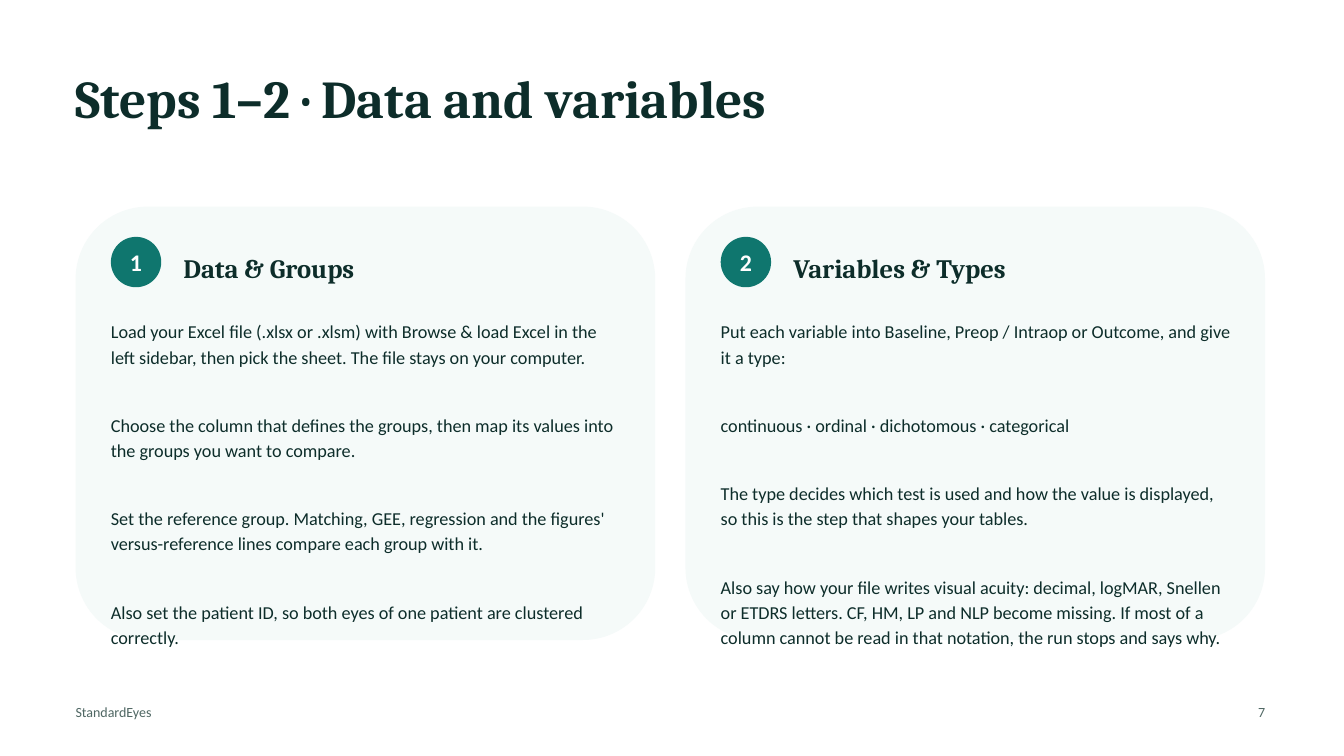
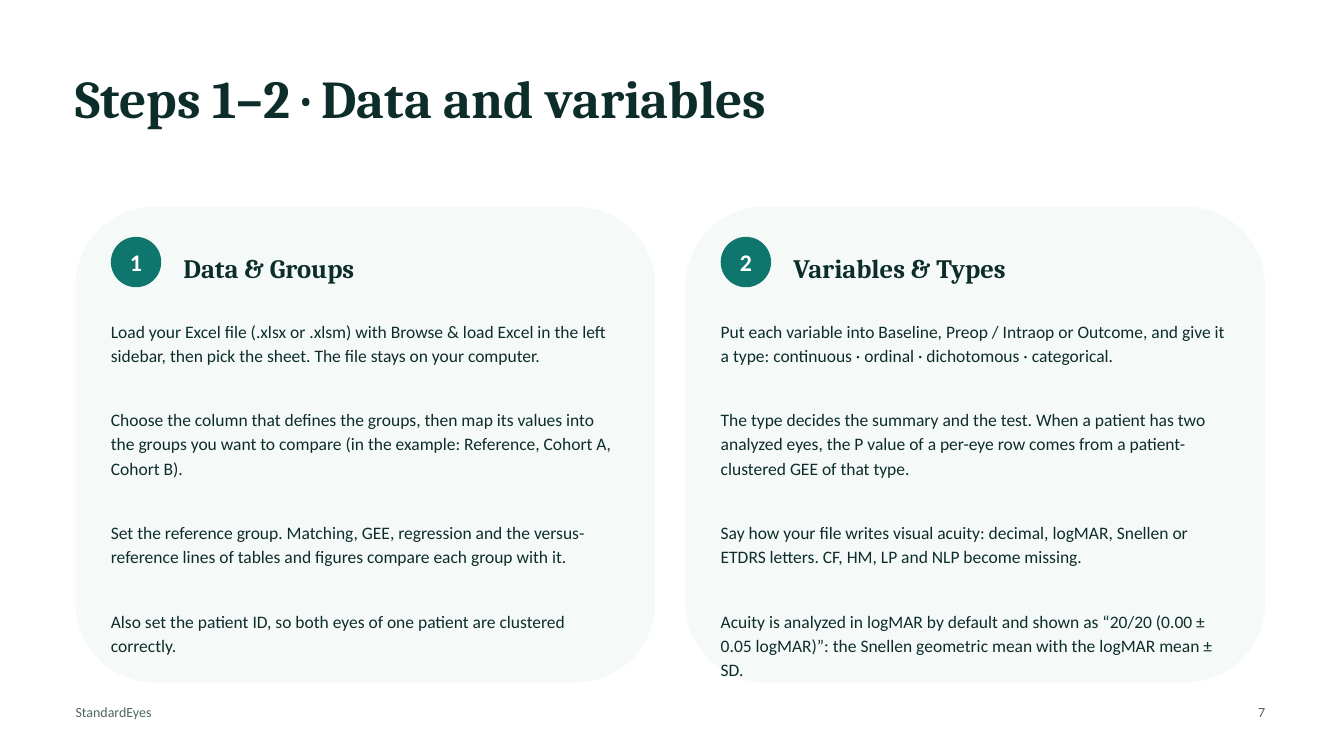
Before and after one commit to StandardEyes/standardeyes.github.io, a slide deck: slide 7 of User Manual - StandardEyes.pptx. Drawn at 1344x756 pixels with LibreOffice and Linux fonts; fonts in the diff are those of the drawing. Boxes give left, top, right and bottom in pixels: in the first picture for what was removed or moved away, otherwise in the second. Text is boxed around its words. In the diff, an @@ line names an element or a change of style, - is before the commit and + after.

```diff
--- a/User Manual - StandardEyes.pptx
+++ b/User Manual - StandardEyes.pptx
@@ rounded rectangle: place and size @@
-rounded rectangle at bbox=[76, 207, 655, 640]
+rounded rectangle at bbox=[76, 207, 655, 683]
@@ rounded rectangle: place and size @@
-rounded rectangle at bbox=[686, 207, 1265, 640]
+rounded rectangle at bbox=[686, 207, 1265, 683]
@@ text at bbox=[111, 325, 605, 631]: size 13 to 12.5 pt in "Load your Excel file (.xlsx or .xlsm) ...", "Also set the patient ID, so both ..."; less space between paragraphs @@
@@ text at bbox=[721, 326, 1225, 676]: text changed; size 13 to 12.5 pt @@
-Put each variable into Baseline, Preop / Intraop or Outcome, and give it a type:
-continuous · ordinal · dichotomous · categorical
-The type decides which test is used and how the value is displayed, so this is the step that shapes your tables.
-Also say how your file writes visual acuity: decimal, logMAR, Snellen or ETDRS letters. CF, HM, LP and NLP become missing. If most of a column cannot be read in that notation, the run stops and says why.
+Put each variable into Baseline, Preop / Intraop or Outcome, and give it a type: continuous · ordinal · dichotomous · categorical.
+The type decides the summary and the test. When a patient has two analyzed eyes, the P value of a per-eye row comes from a patient-clustered GEE of that type.
+Say how your file writes visual acuity: decimal, logMAR, Snellen or ETDRS letters. CF, HM, LP and NLP become missing.
+Acuity is analyzed in logMAR by default and shown as “20/20 (0.00 ± 0.05 logMAR)”: the Snellen geometric mean with the logMAR mean ± SD.
@@ text at bbox=[111, 414, 611, 566]: text changed; size 13 to 12.5 pt @@
-Choose the column that defines the groups, then map its values into the groups you want to compare.
-Set the reference group. Matching, GEE, regression and the figures' versus-reference lines compare each group with it.
+Choose the column that defines the groups, then map its values into the groups you want to compare (in the example: Reference, Cohort A, Cohort B).
+Set the reference group. Matching, GEE, regression and the versus-reference lines of tables and figures compare each group with it.
```
Also in this commit, not shown: 9 other slides changed, 1 slide added.
